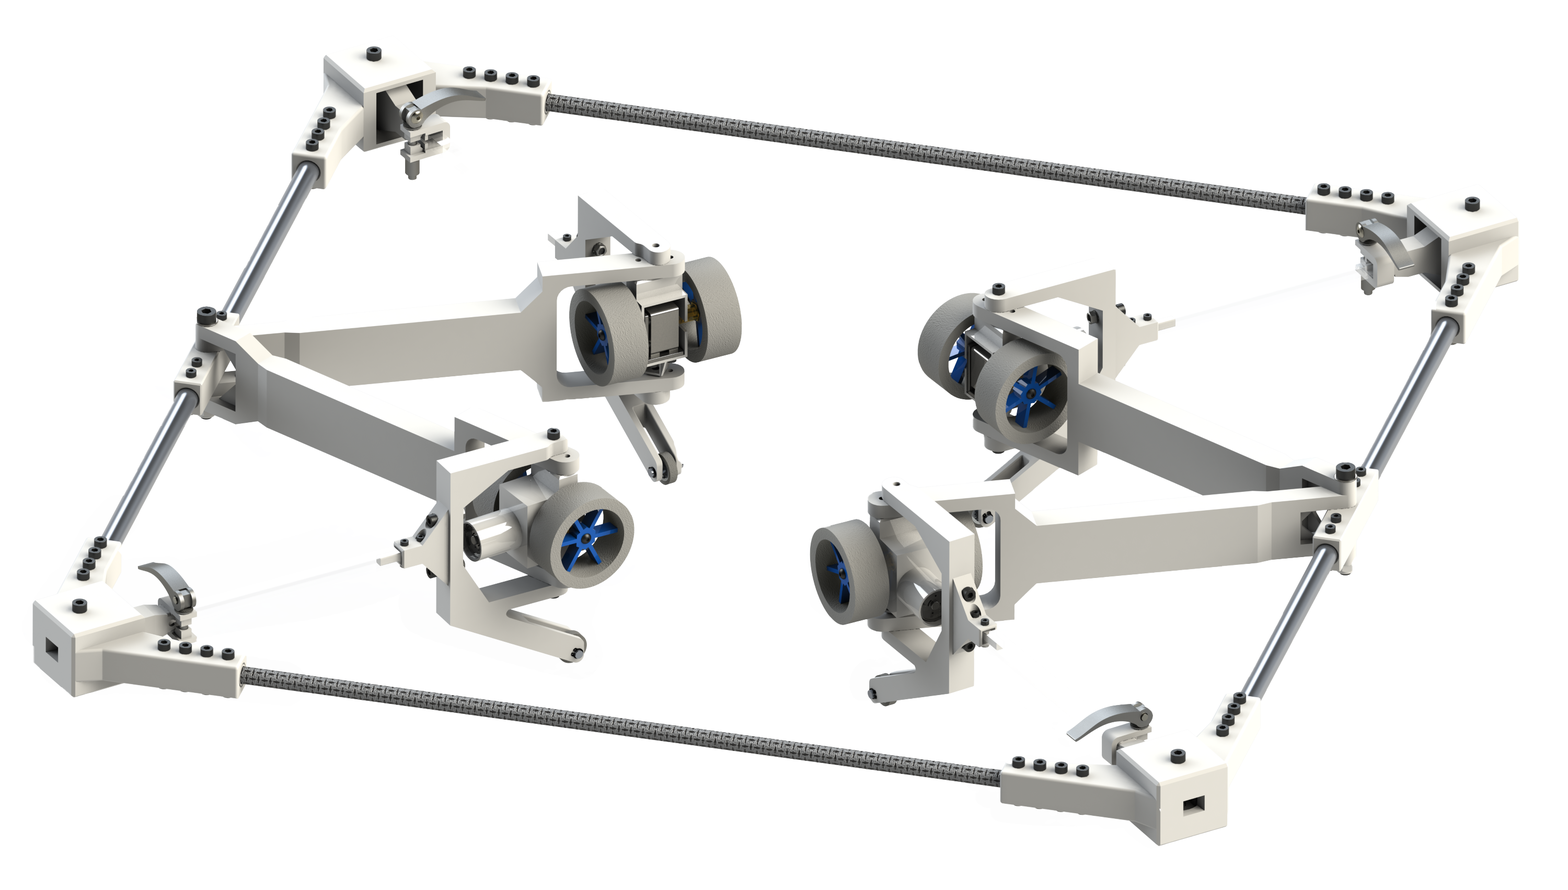
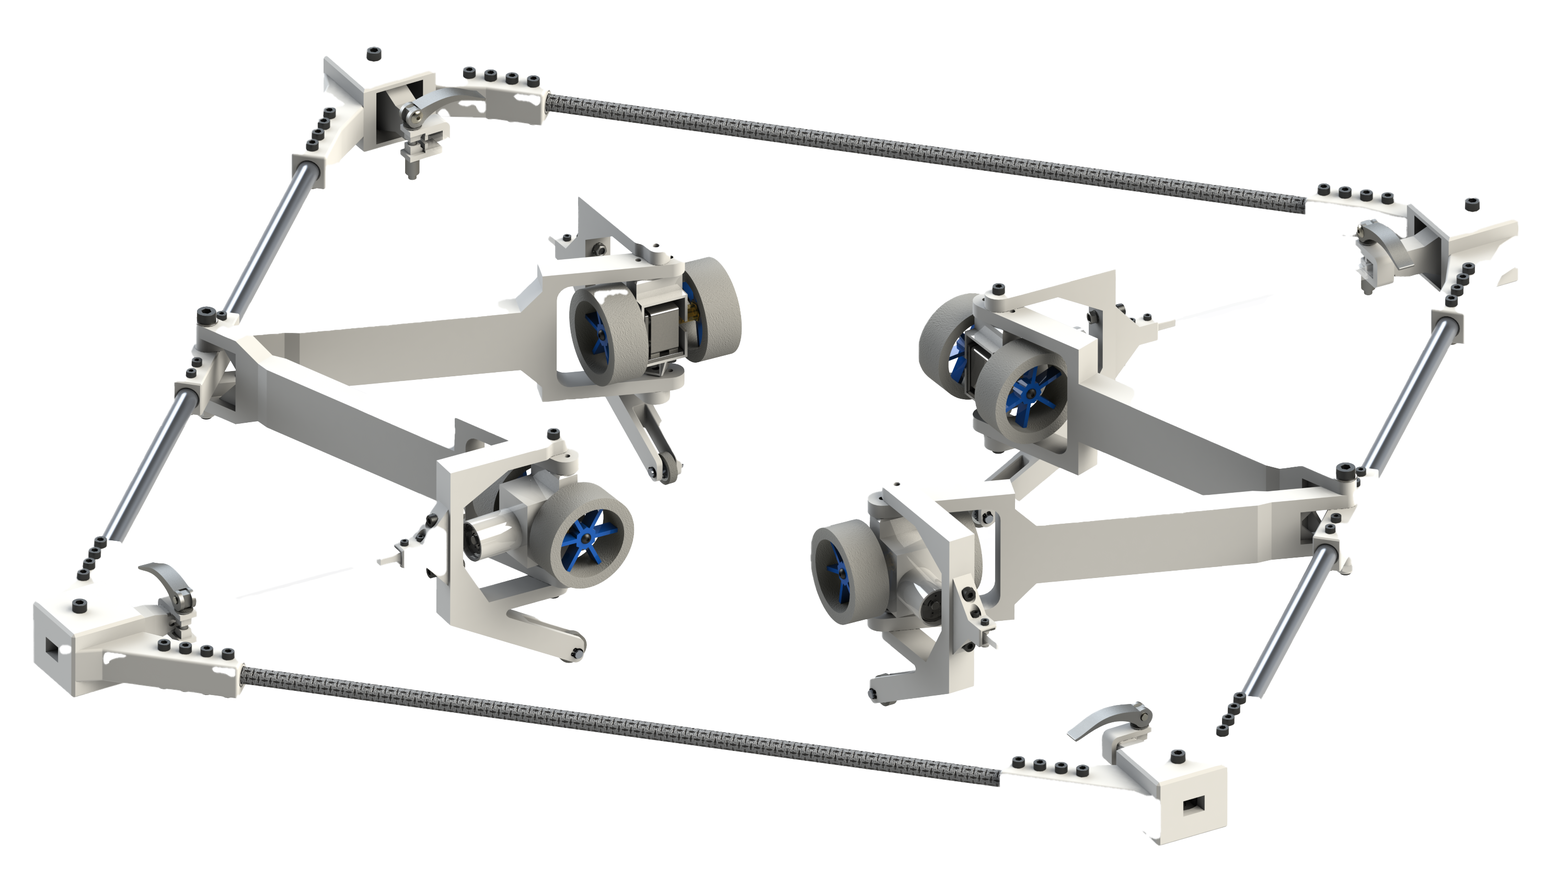
Before/after of a 1568px x 890px layered artwork. What changed in the layer stack:
painted on "Layer 2" over box(32, 35, 1520, 847)